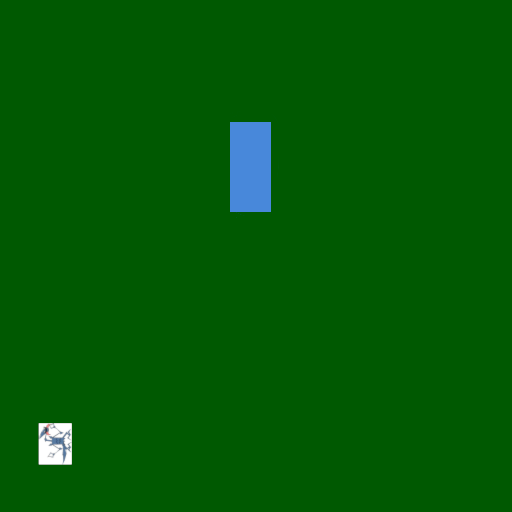
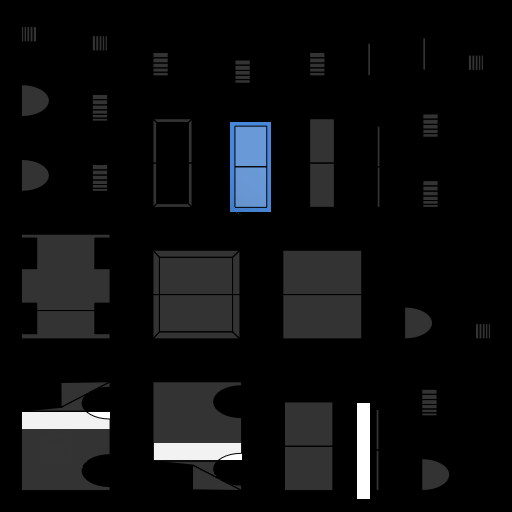
Layered file, before and after one edit (w=512, h=512). Changes by layer:
showed "policebusMainUV.png" over [20, 26, 492, 492]
added layer "Wklejona warstwa" above "policebusMain.png" over [154, 443, 242, 460]
painted on "policebusMain.png" over [0, 0, 512, 512]
